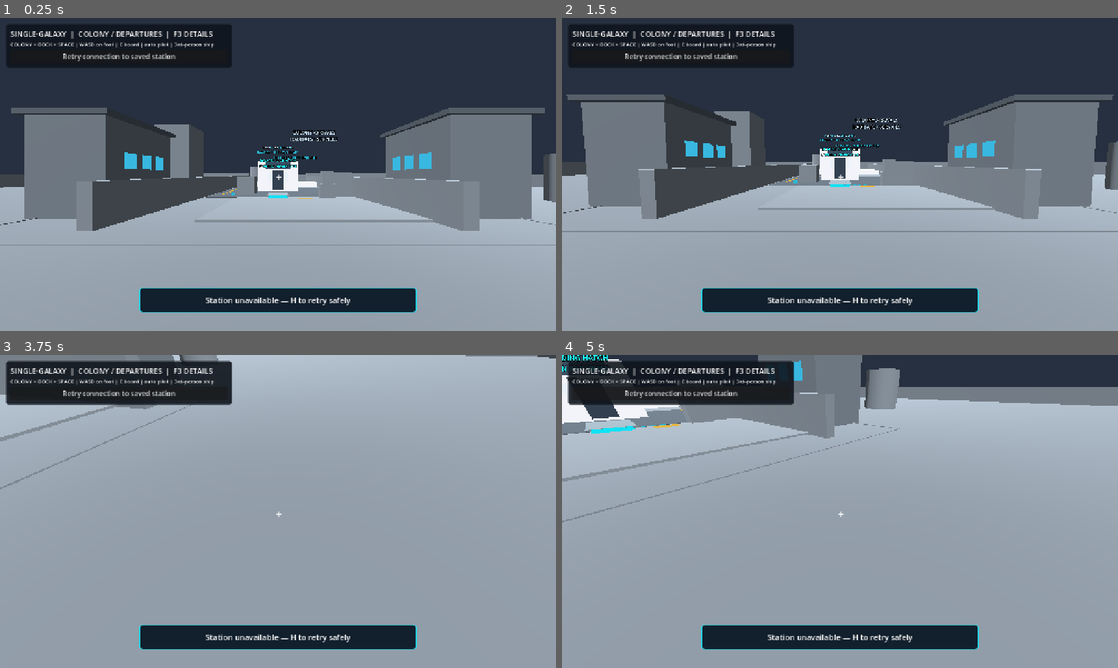
Above: before the commit, frames 1-4 (two rows, left to right).
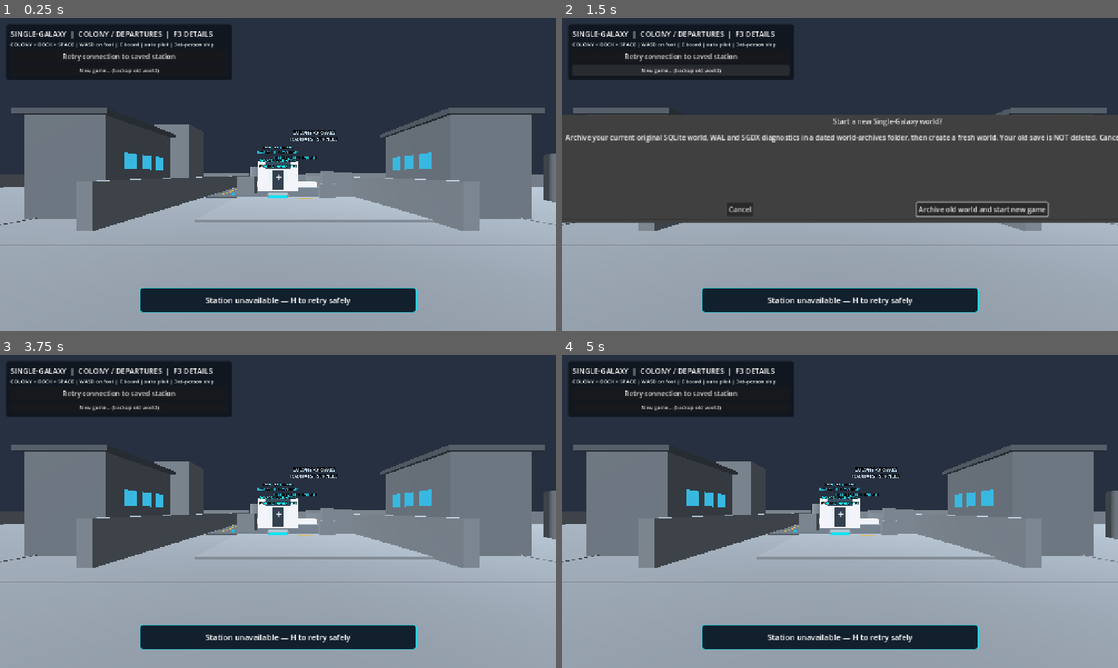
Above: after the commit, the same moments.

Repository: vjmichael/Single-galaxy
Game: Godot game, scene res://world/main.tscn
Two runs of this game, one before a commit and one after it. Both use one fixed random seed, a clock stepped at 60 frames per second and the inputs below.
Inputs (mouse positions are in pixels of both pictures, inside the frame that each line leads up to):
- Up to frame 1 (0.25 s): no input
- Up to frame 2 (1.5 s): click "Retry connection to saved sta…" at 0.5 s; click (678, 71) at 1.25 s, where only the run after the commit has a clickable "New game... (backup old world)"
- Up to frame 3 (3.75 s): click "Retry connection to saved sta…" at 2 s; click "Retry connection to saved sta…" at 2.75 s; click (422, 545) at 3.5 s, where only the run after the commit has a clickable "Archive old world and start n…"
- Up to frame 4 (5 s): move the mouse to (867, 511) at 4.27 s; hold W (fps_forward) from 4.28 s (still down); tap E (fps_inspect) at 4.35 s; click (867, 511) at 4.42 s

The runs differ from the first frame. In frame 1, 1.5% of the frame differs, in the area x 1-42%, y 15-20%; in frame 2, 33%; in frame 3, 59%, in the area x 0-100%, y 0-73%; in frame 4, 54%.

Commit message:
feat(reset): in-game New Game button/F6, explicit confirmation, safe SGDX shutdown and durable archived restart

Diff:
--- a/desktop_godot/world/main.gd
+++ b/desktop_godot/world/main.gd
@@ -12,6 +12,7 @@
 const INTERACTION_PROMPTS := preload("res://world/interaction_prompts.gd")
 const COLONY_DOCK_LAYOUT := preload("res://world/colony_dock_layout.gd")
 const PHYSICAL_TRACE := preload("res://world/physical_acceptance_diagnostics.gd")
+const WORLD_RESET := preload("res://world/world_reset_manager.gd")
 const STATION_GRAY := Color(0.47, 0.51, 0.55, 1.0)
 const SHIP_WHITE := Color(0.96, 0.97, 0.99, 1.0)
 # Visual capsule center for 1.75 m tall collider; original C++ X/Z unchanged.
@@ -24,6 +25,12 @@
 var status_label: Label
 var interaction_label: Label
 var retry_station_button: Button
+var new_game_button: Button
+var new_game_confirm: ConfirmationDialog
+var _world_reset_pending := false
+var _world_reset_blocked := false
+var _world_reset_wait_started := 0
+var _world_reset_writer_pids: Array[int] = []
 var fps_label: Label
 var primary_speed_label: Label
 var navigation_label: Label
@@ -165,10 +172,101 @@
 			"godot_version":str(Engine.get_version_info().get("string", "unknown")),
 			"limitation":"adapter and Godot main-loop measurements do not alone establish physical GPU approval"})
 	if _player_session_autoconnect:
-		call_deferred("_open_saved_station_automatically")
+		# Incomplete reset journal from a genuine interrupted prior session
+		# restores the original files BEFORE we permit a new SQLite genesis.
+		var repair: Dictionary = WORLD_RESET.recover_pending(OS.get_user_data_dir(), [])
+		if not bool(repair.get("ok", false)):
+			_world_reset_blocked = true
+			_on_native_player_status("SAVE RECOVERY BLOCKED: " + str(repair.get("reason", "unknown")))
+		else:
+			if bool(repair.get("recovered", false)):
+				_on_native_player_status(str(repair.get("reason", "Original world recovered")))
+			call_deferred("_open_saved_station_automatically")
+
+func _ask_world_reset() -> void:
+	if not _player_session_autoconnect:
+		_on_native_player_status("New Game is available only in the installed, running game")
+		return
+	if _world_reset_pending or _world_reset_blocked:
+		_on_native_player_status("New Game blocked while original save recovery is unresolved")
+		return
+	if not is_instance_valid(new_game_confirm):
+		return
+	Input.mouse_mode = Input.MOUSE_MODE_VISIBLE
+	new_game_confirm.popup_centered(Vector2i(530, 210))
+
+func _confirmed_world_reset() -> void:
+	if not _player_session_autoconnect or _world_reset_pending or _world_reset_blocked:
+		return
+	# Original native writers may have pending committed operations: send
+	# QUIT, collect the SGDX guardian PIDs, and wait for actual OS death.
+	_world_reset_pending = true
+	_world_reset_wait_started = Time.get_ticks_msec()
+	_world_reset_writer_pids.clear()
+	for pid in [native_player_session.process_id(), native_station_session.process_id(), _handoff_pid]:
+		if int(pid) > 0 and not _world_reset_writer_pids.has(int(pid)):
+			_world_reset_writer_pids.append(int(pid))
+	_handoff_target = ""
+	_handoff_pid = -1
+	if is_instance_valid(new_game_button):
+		new_game_button.disabled = true
+	if is_instance_valid(player):
+		player.use_native_authority(true)
+	if native_session != null and native_session.is_active():
+		native_session.stop("Closing read-only SGDX observer for backed-up new game")
+	if native_player_session != null and native_player_session.is_active():
+		native_player_session.stop("Original pilot writer closing for explicit world archive", true)
+	if native_station_session != null and native_station_session.is_active():
+		native_station_session.stop("Original station writer closing for explicit world archive", true)
+	_on_native_player_status("New Game: waiting for original SGDX processes to release SQLite before archive")
+
+func _advance_world_reset() -> void:
+	if not _world_reset_pending:
+		return
+	for pid in _world_reset_writer_pids:
+		if pid > 0 and OS.is_process_running(pid):
+			if Time.get_ticks_msec() - _world_reset_wait_started > 8000:
+				_world_reset_pending = false
+				if is_instance_valid(new_game_button):
+					new_game_button.disabled = false
+				_on_native_player_status("RESET BLOCKED: original native writer still alive; old SQLite untouched. Wait for its process to exit, then use Retry.")
+			return
+	var save_dir := OS.get_user_data_dir()
+	var archived: Dictionary = WORLD_RESET.archive_for_new_game(save_dir, _world_reset_writer_pids)
+	_world_reset_pending = false
+	if is_instance_valid(new_game_button):
+		new_game_button.disabled = false
+	if not bool(archived.get("ok", false)):
+		# Any interrupted archive keeps its recovery journal. Never launch
+		# a blank station world before verifying full original-file recovery.
+		var recovered: Dictionary = WORLD_RESET.recover_pending(save_dir, [])
+		if not bool(recovered.get("ok", false)):
+			_world_reset_blocked = true
+		_on_native_player_status("NEW GAME REFUSED: " + str(archived.get("reason", "archive error")) +
+			(". Original save recovery blocked." if _world_reset_blocked else ". Old world preserved; Retry station."))
+		return
+	# Only after the old SQLite + WAL archive has a durable manifest do we
+	# allow the original native station host to create its fresh world.
+	_station_connect_attempted = true
+	_station_connection_failure = ""
+	station_test_save_selected = false
+	last_station_player_state = -1
+	_pilot_auto_seat_attempted = false
+	_colony_return_pending = false
+	_colony_return_armed = false
+	_last_native_dock = -1
+	_verified_flight_ship.clear()
+	_verified_flight_rock.clear()
+	_verified_station_nav.clear()
+	_show_native_location(true)
+	var archive: String = str(archived.get("archive", ""))
+	_on_native_player_status("Old original world archived (not deleted): " +
+		(archive if not archive.is_empty() else "no saved world existed") +
+		" | Waiting for new original station registration")
+	_schedule_native_handoff("station", -1)
 
 func _open_saved_station_automatically() -> void:
-	if _station_connect_attempted:
+	if _world_reset_pending or _world_reset_blocked or _station_connect_attempted:
 		return
 	_station_connect_attempted = true
 	_station_connection_failure = ""
@@ -178,6 +276,9 @@
 	_schedule_native_handoff("station", native_player_session.process_id())
 
 func _retry_original_station() -> void:
+	if _world_reset_pending or _world_reset_blocked:
+		_on_native_player_status("Recover the original save/finish New Game before reconnecting")
+		return
 	if native_station_session.is_active():
 		_on_native_player_status("Station already connected. Walk to the cyan boarding hatch and press E.")
 		return
@@ -610,6 +711,23 @@
 	retry_station_button.pressed.connect(_retry_original_station)
 	contents.add_child(retry_station_button)
 
+	# A human-clickable reset is available even when stranded in space.
+	# It never deletes AppData or bypasses SGDX/SQLite. Godot must display
+	# the explicit confirmation BEFORE the running writer is stopped.
+	new_game_button = Button.new()
+	new_game_button.name = "NewGameArchiveCurrentWorld"
+	new_game_button.text = "New game... (backup old world)"
+	new_game_button.add_theme_font_size_override("font_size", 12)
+	new_game_button.pressed.connect(_ask_world_reset)
+	contents.add_child(new_game_button)
+	new_game_confirm = ConfirmationDialog.new()
+	new_game_confirm.name = "ConfirmArchiveAndNewGame"
+	new_game_confirm.title = "Start a new Single-Galaxy world?"
+	new_game_confirm.dialog_text = "Archive your current original SQLite world, WAL and SGDX diagnostics in a dated world-archives folder, then create a fresh world. Your old save is NOT deleted. Cancel keeps your current game."
+	new_game_confirm.ok_button_text = "Archive old world and start new game"
+	new_game_confirm.confirmed.connect(_confirmed_world_reset)
+	hud.add_child(new_game_confirm)
+
 	flight_panel = PanelContainer.new()
 	flight_panel.name = "FlightTelemetryPanel"
 	flight_panel.set_anchors_and_offsets_preset(Control.PRESET_TOP_RIGHT)
@@ -793,6 +911,10 @@
 		player.use_native_authority(_player_session_autoconnect)
 
 func _unhandled_input(event: InputEvent) -> void:
+	if event is InputEventKey and event.pressed and not event.echo and event.keycode == KEY_F6:
+		_ask_world_reset()
+		get_viewport().set_input_as_handled()
+		return
 	if event is InputEventKey and event.pressed and not event.echo and event.keycode == KEY_F3:
 		_toggle_technical_details()
 		get_viewport().set_input_as_handled()
@@ -1379,15 +1501,19 @@
 	if is_instance_valid(exterior_camera) and exterior_camera.current:
 		exterior_camera.transform = exterior_camera.transform.interpolate_with(
 			_exterior_camera_rest, clampf(delta * 12.0, 0.0, 1.0))
-	_advance_native_handoff()
+	if _world_reset_pending:
+		_advance_world_reset()
+	else:
+		_advance_native_handoff()
 	if native_session != null:
 		native_session.poll()
 	if native_player_session != null:
 		native_player_session.poll()
 	if native_station_session != null:
 		native_station_session.poll()
-	_ensure_native_pilot_role()
-	_refresh_interaction_prompt()
+	if not _world_reset_pending and not _world_reset_blocked:
+		_ensure_native_pilot_role()
+		_refresh_interaction_prompt()
 	if not _native_visual_evidence_buffer.is_empty() and \
 			Time.get_ticks_msec() - _last_visual_evidence_flush_ms >= NATIVE_EVIDENCE_FLUSH_INTERVAL_MS:
 		_flush_native_visual_evidence()
